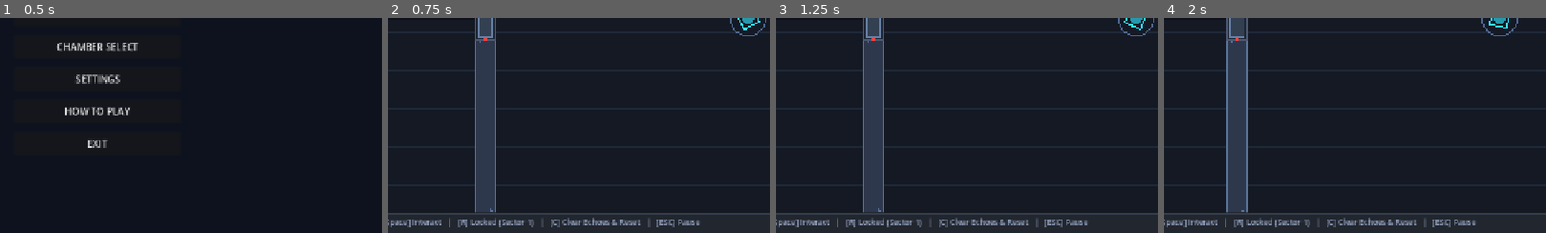
Above: before the commit, frames 1-4 (left to right).
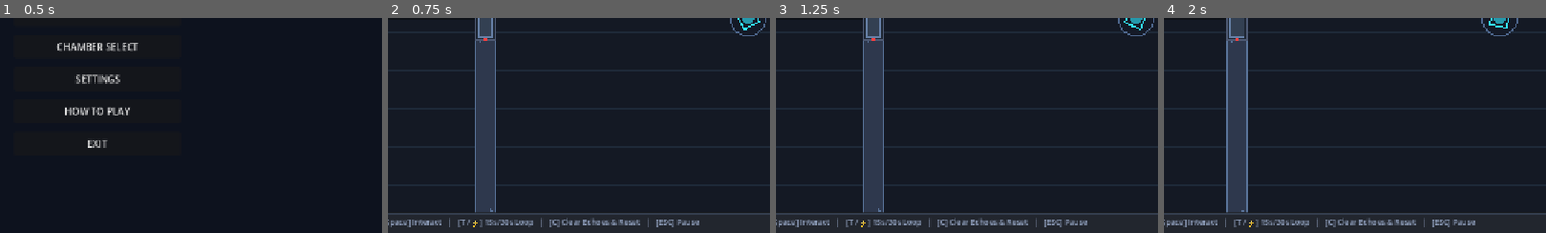
Above: after the commit, the same moments.

Repository: Ghostofzenin08/Echo_of_Dread
Game: Godot game, scene res://scenes/ui/main_menu.tscn
Same seed, same stepped clock (60 frames per second), same inputs: the game is played once before the commit and once after it.
Inputs (mouse positions are % of the whole screen's width and height, from its top left):
- Up to frame 1 (0.5 s): no input
- Up to frame 2 (0.75 s): click "START EXPERIMENT" at 0.5 s
- Up to frame 3 (1.25 s): no input
- Up to frame 4 (2 s): tap Enter (ui_accept) at 1.25, 1.52 s; move the mouse to (72, 45) at 1.27 s; hold D (move_right) from 1.28 s (still down); tap C (clear_echoes) at 1.35 s; click (72, 45) at 1.42 s
The pictures show only the part of the screen within x 37-87%, y 50-100%; the shares and areas given below are measured in that part.

Frame 1 is identical in both runs. In frame 2, 0.8% of the frame differs, in the area x 19-82%, y 92-98%; in frame 3, 0.8%; in frame 4, 0.8%.

Commit message:
Add hud loop duration toggle button for early chambers

Diff:
--- a/scripts/ui/game_hud.gd
+++ b/scripts/ui/game_hud.gd
@@ -63,11 +63,90 @@
 	if chamber_label:
 		chamber_label.text = title
 
+var current_level_number: int = 1
+var duration_toggle_btn: Button = null
+
+func set_level_number(lvl: int) -> void:
+	current_level_number = lvl
+	_update_duration_toggle_ui()
+	var rewind_unlocked := lvl > 10 and (SaveManager == null or SaveManager.is_rewind_unlocked())
+	set_rewind_available(rewind_unlocked)
+
+func _ensure_duration_toggle_button() -> void:
+	if duration_toggle_btn != null:
+		return
+	var container := get_node_or_null("TopBar/Margin/HBox") as HBoxContainer
+	if container:
+		duration_toggle_btn = Button.new()
+		duration_toggle_btn.name = "DurationToggleBtn"
+		duration_toggle_btn.custom_minimum_size = Vector2(100, 32)
+		duration_toggle_btn.size_flags_vertical = Control.SIZE_SHRINK_CENTER
+		duration_toggle_btn.focus_mode = Control.FOCUS_NONE
+		duration_toggle_btn.add_theme_font_size_override("font_size", 13)
+		duration_toggle_btn.tooltip_text = "Toggle loop duration between 15s (Fast) and 30s (Standard). Available in Chambers 1-5 only."
+		duration_toggle_btn.pressed.connect(_on_duration_toggle_pressed)
+		var timer_container := get_node_or_null("TopBar/Margin/HBox/TimerContainer")
+		if timer_container:
+			var idx := timer_container.get_index()
+			container.add_child(duration_toggle_btn)
+			container.move_child(duration_toggle_btn, idx + 1)
+		else:
+			container.add_child(duration_toggle_btn)
+
+func _update_duration_toggle_ui() -> void:
+	_ensure_duration_toggle_button()
+	if not duration_toggle_btn:
+		return
+
+	if current_level_number >= 1 and current_level_number <= 5:
+		duration_toggle_btn.visible = true
+		var is_fast: bool = SaveManager.is_fast_early_loops() if SaveManager else false
+		if is_fast:
+			duration_toggle_btn.text = "⚡ 15s LOOP"
+			duration_toggle_btn.modulate = Color(0.2, 0.95, 1.0)
+		else:
+			duration_toggle_btn.text = "⏱ 30s LOOP"
+			duration_toggle_btn.modulate = Color(0.85, 0.85, 0.9)
+	else:
+		duration_toggle_btn.visible = false
+
+func _on_duration_toggle_pressed() -> void:
+	if current_level_number < 1 or current_level_number > 5:
+		return
+	SoundManager.play_sfx("click")
+	var new_fast: bool = not (SaveManager.is_fast_early_loops() if SaveManager else false)
+	if SaveManager:
+		SaveManager.set_fast_early_loops(new_fast)
+
+	var lm = get_tree().get_first_node_in_group("loop_manager") as LoopManager
+	if lm:
+		lm.set_loop_duration(15.0 if new_fast else 30.0)
+
+	_update_duration_toggle_ui()
+	var mode_text := "15 SECONDS (FAST PACING)" if new_fast else "30 SECONDS (STANDARD)"
+	show_temporary_notice("CHAMBER LOOP PACING: " + mode_text)
+
+func show_temporary_notice(msg: String) -> void:
+	var label := get_node_or_null("BottomBar/Margin/ControlsLabel") as Label
+	if label:
+		var orig_text := label.text
+		label.text = "✦ " + msg.to_upper()
+		label.modulate = Color(0.2, 0.95, 1.0)
+		var t := create_tween()
+		t.tween_interval(2.5)
+		t.tween_property(label, "modulate", Color(1.0, 1.0, 1.0, 1.0), 0.3)
+		t.finished.connect(func():
+			if is_instance_valid(label):
+				label.text = orig_text
+		)
+
 func set_rewind_available(available: bool) -> void:
 	var label := get_node_or_null("BottomBar/Margin/ControlsLabel") as Label
 	if label:
 		if available:
 			label.text = "[WASD / Arrows] Move   |   [E / Space] Interact   |   [R] Rewind Loop   |   [C] Clear Echoes & Reset   |   [ESC] Pause"
+		elif current_level_number <= 5:
+			label.text = "[WASD / Arrows] Move   |   [E / Space] Interact   |   [T / ⚡] 15s/30s Loop   |   [C] Clear Echoes & Reset   |   [ESC] Pause"
 		else:
 			label.text = "[WASD / Arrows] Move   |   [E / Space] Interact   |   [R] Locked (Sector 1)   |   [C] Clear Echoes & Reset   |   [ESC] Pause"
 
